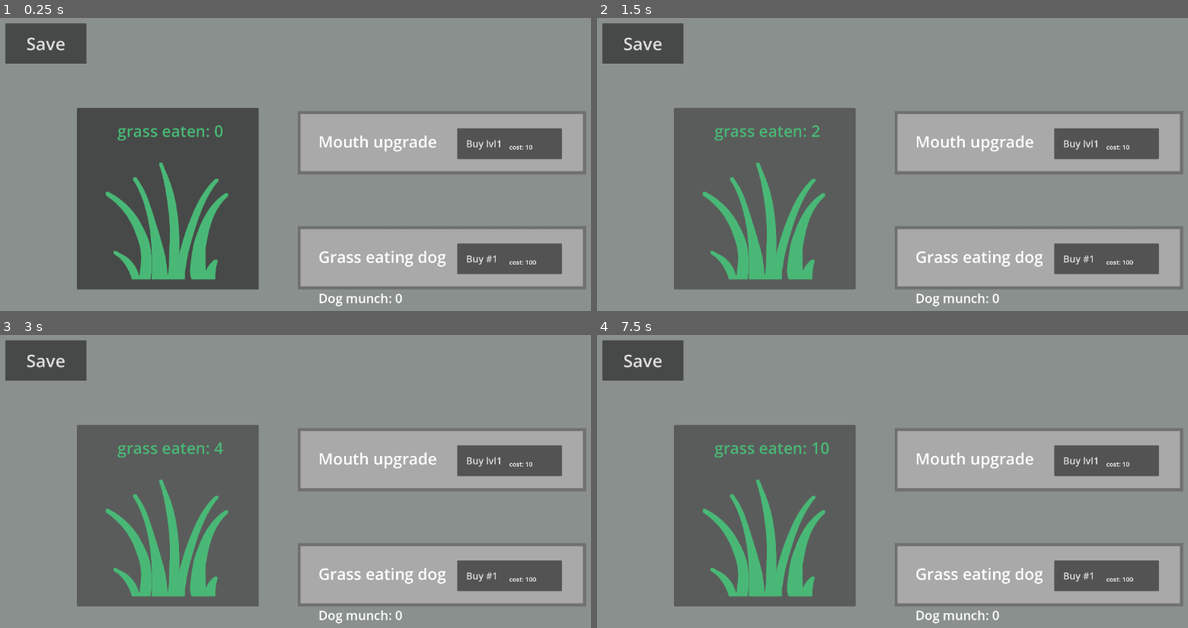
Above: before the commit, frames 1-4 (two rows, left to right).
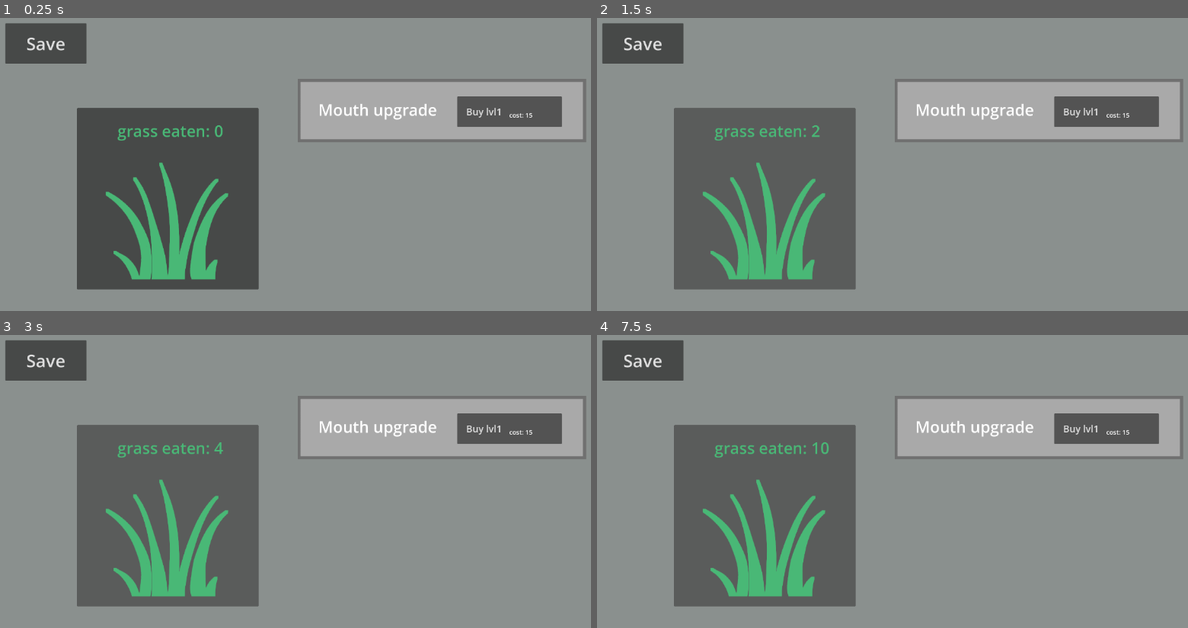
Above: after the commit, the same moments.

Repository: berox455/godot_eg
Game: Godot game, scene res://game.tscn
The game is run twice, just before and just after one commit, with the same random seed, the same clock (stepped at 60 frames per second) and the same inputs.
Inputs:
- Up to frame 1 (0.25 s): no input
- Up to frame 2 (1.5 s): click "grass eaten: 0" at 0.5 s; click "grass eaten: 1" at 1.25 s
- Up to frame 3 (3 s): click "grass eaten: 2" at 2 s; click "grass eaten: 3" at 2.75 s
- Up to frame 4 (7.5 s): click "grass eaten: 4" at 3.5 s; click "grass eaten: 5" at 4.25 s; click "grass eaten: 6" at 5 s; click "grass eaten: 7" at 5.75 s; click "grass eaten: 8" at 6.5 s; click "grass eaten: 9" at 7.25 s

The runs differ from the first frame. In frame 1, 23% of the frame differs, in the area x 50-100%, y 20-99%; in frame 2, 23%; in frame 3, 23%; in frame 4, 23%.

Commit message:
add chicken, start adding better cost scaling

Diff:
--- a/game.tscn
+++ b/game.tscn
@@ -55,7 +55,7 @@
 [node name="mouth_upgrade" type="Node" parent="the_game" unique_id=893768253]
 
 [node name="TextBlock" type="Sprite2D" parent="the_game/mouth_upgrade" unique_id=922247649]
-position = Vector2(441, -139)
+position = Vector2(441, -240)
 scale = Vector2(1, 0.99999994)
 texture = ExtResource("4_fc0e3")
 
@@ -68,12 +68,13 @@
 text = "Mouth upgrade"
 fit_content = true
 autowrap_mode = 0
+metadata/_edit_use_anchors_ = true
 
 [node name="button" type="Button" parent="the_game/mouth_upgrade" unique_id=1021568349]
 offset_left = 490.0
-offset_top = -184.0
-offset_right = 820.0
-offset_bottom = -86.99999
+offset_top = -285.0
+offset_right = 820.0
+offset_bottom = -188.0
 theme_override_font_sizes/font_size = 30
 text = "   Buy lvl1"
 alignment = 0
@@ -94,7 +95,7 @@
 [node name="dog" type="Node" parent="the_game" unique_id=1740376036]
 
 [node name="TextBlock" type="Sprite2D" parent="the_game/dog" unique_id=1483019149]
-position = Vector2(441, 225)
+position = Vector2(441, -39.000008)
 scale = Vector2(1, 0.99999994)
 texture = ExtResource("4_fc0e3")
 
@@ -111,9 +112,9 @@
 
 [node name="button" type="Button" parent="the_game/dog" unique_id=444973684]
 offset_left = 490.0
-offset_top = 180.0
-offset_right = 820.0
-offset_bottom = 277.0
+offset_top = -84.00001
+offset_right = 820.0
+offset_bottom = 13.0
 theme_override_font_sizes/font_size = 30
 text = "   Buy #1"
 alignment = 0
@@ -135,9 +136,9 @@
 
 [node name="label" type="RichTextLabel" parent="the_game/dog_upgrade" unique_id=2010330250]
 offset_left = 52.0
-offset_top = 325.0
+offset_top = 61.0
 offset_right = 294.0
-offset_bottom = 380.0
+offset_bottom = 116.0
 theme_override_colors/default_color = Color(1, 1, 1, 1)
 theme_override_font_sizes/normal_font_size = 40
 fit_content = true
@@ -145,14 +146,54 @@
 
 [node name="Button" type="Button" parent="the_game/dog_upgrade" unique_id=1254132564]
 offset_left = 490.0
-offset_top = 325.0
-offset_right = 820.0
-offset_bottom = 411.0
+offset_top = 61.0
+offset_right = 820.0
+offset_bottom = 147.0
 theme_override_font_sizes/font_size = 30
 text = "   Upgrade"
 alignment = 0
 
 [node name="cost" type="RichTextLabel" parent="the_game/dog_upgrade/Button" unique_id=2078344356]
+layout_mode = 0
+offset_left = 164.0
+offset_top = 45.000004
+offset_right = 232.0
+offset_bottom = 73.0
+mouse_filter = 2
+theme_override_font_sizes/normal_font_size = 20
+text = "cost: 0 "
+fit_content = true
+scroll_active = false
+autowrap_mode = 0
+
+[node name="chicken" type="Node" parent="the_game" unique_id=667762880]
+
+[node name="TextBlock" type="Sprite2D" parent="the_game/chicken" unique_id=445632120]
+position = Vector2(441, 247)
+scale = Vector2(1, 0.99999994)
+texture = ExtResource("4_fc0e3")
+
+[node name="label" type="RichTextLabel" parent="the_game/chicken/TextBlock" unique_id=2071592792]
+offset_left = -389.0
+offset_top = -38.00002
+offset_right = -349.0
+offset_bottom = 1.9999809
+theme_override_font_sizes/normal_font_size = 50
+text = "Hungry chicken"
+fit_content = true
+autowrap_mode = 0
+metadata/_edit_use_anchors_ = true
+
+[node name="button" type="Button" parent="the_game/chicken" unique_id=460080043]
+offset_left = 490.0
+offset_top = 202.0
+offset_right = 820.0
+offset_bottom = 299.0
+theme_override_font_sizes/font_size = 30
+text = "   Buy #1"
+alignment = 0
+
+[node name="cost" type="RichTextLabel" parent="the_game/chicken/button" unique_id=1766398019]
 layout_mode = 0
 offset_left = 164.0
 offset_top = 45.000004
@@ -193,4 +234,5 @@
 [connection signal="pressed" from="the_game/mouth_upgrade/button" to="the_game" method="_mouth_upgrade_pressed"]
 [connection signal="pressed" from="the_game/dog/button" to="the_game" method="_dog_buy_pressed"]
 [connection signal="pressed" from="the_game/dog_upgrade/Button" to="the_game" method="_dog_upgrade_pressed"]
+[connection signal="pressed" from="the_game/chicken/button" to="the_game" method="_chicken_buy_pressed"]
 [connection signal="pressed" from="the_game/save/button" to="the_game" method="_save"]
--- a/grass.gd
+++ b/grass.gd
@@ -2,15 +2,26 @@
 
 var time: float  # in seconds
 var grass_eaten = 0
+const scaling = 1.4
 #pwr
 var munch = 1
-var dog_munch = 2
-#passive
-var dogs = 0
+var dog_munch = 1
+var chicken_munch = 1
+#lvl
+var mouth_lvl = 0
+var dog_lvl = 0
+var dog_upgrade_lvl = 0
+var chicken_lvl = 0
+#base cost
+const mouth_base = 15
+const dog_base = 100
+const dog_upgrade_base = 140
+const chicken_base = 1100
 #cost
-var mouth_cost = [5, 5]
-var dog_cost = [10, 10]
-var dog_upgrade_cost = [50, 50]
+var mouth_cost: float
+var dog_cost: float
+var dog_upgrade_cost: float
+var chicken_cost: float
 #LoadSave
 const save_dir: String = "user://save.json"
 
@@ -20,90 +31,64 @@
 
 # Called when the node enters the scene tree for the first time.
 func _ready() -> void:
+	print("User dir:", OS.get_data_dir())
 	mr_save = _load()
 	if len(mr_save) > 1:
-		grass_eaten = mr_save["grass_eaten"]
-		munch = mr_save["munch"]
-		dog_munch = mr_save["dog_munch"]
-		dogs = mr_save["dogs"]
-		mouth_cost = mr_save["mouth_cost"]
-		dog_cost = mr_save["dog_cost"]
-		dog_upgrade_cost = mr_save["dog_upgrade_cost"]
-
-
-	$mouth_upgrade/button/cost.text = "cost: " + _abr(_sum(mouth_cost))
-	$mouth_upgrade/button.text = "   Buy lvl" + _abr(munch)
-	$dog/button/cost.text = "cost: " + _abr(_product(dog_cost))
-	$dog_upgrade/Button/cost.text = "cost: " + _abr(_sum(dog_upgrade_cost))
-	$dog_upgrade/Button.hide()
-	$dog/button.text = "   Buy #" + _abr(dogs + 1)
-	$dog_upgrade/label.text = "Dog munch: " + _abr(dog_munch * dogs)
-	if dogs >= 1:
-		$dog_upgrade/Button.show()
+		_unload()
+	mouth_cost = mouth_base * (scaling ** mouth_lvl)
+	dog_cost = dog_base * (scaling ** dog_lvl)
+	dog_upgrade_cost = dog_upgrade_base * (scaling ** dog_upgrade_lvl)
+	chicken_cost = chicken_base * (scaling ** chicken_lvl)
+
+	$mouth_upgrade/button.text = "   Buy lvl" + _abr(mouth_lvl + 1)
+	$mouth_upgrade/button/cost.text = "cost: " + _abr(mouth_cost)
+	$dog/button.text = "   Buy #" + _abr(dog_lvl + 1)
+	$dog/button/cost.text = "cost: " + _abr(dog_cost)
+	$dog_upgrade/Button/cost.text = "cost: " + _abr(dog_upgrade_cost)
+	$chicken/button.text = "   Buy #" + _abr(chicken_lvl + 1)
+	$chicken/button/cost.text = "cost: " + _abr(chicken_cost)
+
+	if mouth_lvl > 4 or dog_lvl > 0:
+		$dog_upgrade/label.text = "Dog munch: " + _abr(dog_munch * dog_lvl)
+	else:
+		$dog_upgrade/label.hide()
+		$dog_upgrade/Button.hide()
+		$dog/TextBlock.hide()
+		$dog/button.hide()
+	if !(dog_lvl > 4 or chicken_lvl > 0):
+		$chicken/TextBlock.hide()
+		$chicken/button.hide()
 	$save/saving.visible_characters = saving
 
-
-
-func _sum(array: Array) -> int:
-	var sum = 0
-	for variable in array:
-		sum += variable
-
-	return sum
-
-
-func _product(array: Array) -> int:
-	var product = 1
-	for variable in array:
-		product *= variable
-
-	return product
 
 # Called every frame. 'delta' is the elapsed time since the previous frame.
 func _process(delta: float) -> void:
 	if grass_eaten > 100:
 		$eat_grass/grass_eaten.text = _abr(grass_eaten)
 	else:
-		$eat_grass/grass_eaten.text = "grass eaten: " + str(grass_eaten)
-
-
-
-func _eat_grass_pressed() -> void:
-	grass_eaten += munch
-	$eat_grass/Munch.pitch_scale = randf_range(0.9, 1.5)
-	$eat_grass/Munch.play()
-
-
-func _mouth_upgrade_pressed() -> void:
-	if grass_eaten >=  _sum(mouth_cost):
-		grass_eaten -= _sum(mouth_cost)
-		mouth_cost.append(mouth_cost[-1] + mouth_cost.pop_at(0))
-		$mouth_upgrade/button/cost.text = "cost: " + _abr(_sum(mouth_cost))
-		munch += 1
-		$mouth_upgrade/button.text = "   Buy lvl" + _abr(munch)
-		#$munch.text = "Munch pwr: " + str(munch)
-
-
-func _dog_buy_pressed() -> void:
-	if grass_eaten >= _product(dog_cost):
-		grass_eaten -= _product(dog_cost)
-		dog_cost.append(dog_cost[-1] * dog_cost.pop_at(0))
-		$dog/button/cost.text = "cost: " + _abr(_product(dog_cost))
-		dogs += 1
-		$dog/button.text = "   Buy #" + _abr(dogs + 1)
-		$dog_upgrade/label.text = "Dog munch: " + _abr(dog_munch * dogs)
-		if dogs == 1:
-			$dog_upgrade/Button.show()
-
-
-
-func _dog_upgrade_pressed() -> void:
-	if grass_eaten >= _sum(dog_upgrade_cost):
-		grass_eaten -= _sum(dog_upgrade_cost)
-		dog_upgrade_cost.append(dog_upgrade_cost[-1] + dog_upgrade_cost.pop_at(0))
-		$dog_upgrade/Button/cost.text = "cost: " + _abr(_sum(dog_upgrade_cost))
-		dog_munch += 2
-		$dog_upgrade/label.text = "Dog munch: " + _abr(dog_munch * dogs)
+		$eat_grass/grass_eaten.text = "grass eaten: " + _abr(grass_eaten)
+
+
+func _get_time() -> void:
+	time += 0.1
+	time = snapped(time, 0.1)
+
+	#munching
+	if time == floor(time) and dog_lvl > 0:
+		grass_eaten += dog_munch * dog_lvl
+
+	if chicken_lvl > 0:
+		grass_eaten += chicken_munch * chicken_lvl
+
+	#saving
+	if time == int(time) and int(time) % 120 == 0:
+		_save()
+
+	if saving >= 5:
+		saving += 1
+		if saving > 9:
+			saving = 0
+		$save/saving.visible_characters = saving
 
 
 func _abr(number: int) -> String:
@@ -138,39 +123,22 @@
 	return str(snapped(output, 0.01)) + modifier
 
 
-func _get_time() -> void:
-	time += 0.1
-	time = snapped(time, 0.1)
-
-	if time == floor(time) and dogs > 0:
-		grass_eaten += dog_munch * dogs
-
-	if time == int(time) and int(time) % 120 == 0:
-		_save()
-
-	if saving >= 5:
-		saving += 1
-		if saving > 9:
-			saving = 0
-		$save/saving.visible_characters = saving
-
-
 func _save() -> void:
 	mr_save = {
 	"grass_eaten": grass_eaten,
+	"mouth_lvl": mouth_lvl,
 	"munch": munch,
+	"dog_lvl": dog_lvl,
+	"dog_upgrade_lvl": dog_upgrade_lvl,
 	"dog_munch": dog_munch,
-	"dogs": dogs,
-	"mouth_cost": mouth_cost,
-	"dog_cost": dog_cost,
-	"dog_upgrade_cost": dog_upgrade_cost
+	"chicken_lvl": chicken_lvl,
+	"chicken_munch": chicken_munch
 	}
 
 	var file = FileAccess.open(save_dir, FileAccess.WRITE)
 	file.store_var(mr_save.duplicate())
 	file.close()
 	saving = 5
-
 
 
 func _load() -> Dictionary:
@@ -183,3 +151,80 @@
 		save_dict = {}
 
 	return save_dict
+
+
+func _unload() -> void:
+	for line in mr_save:
+		var temp = mr_save[line]
+		match line:
+			"grass_eaten":
+				grass_eaten = temp
+			"mouth_lvl":
+				mouth_lvl = temp
+			"munch":
+				munch = temp
+			"dog_lvl":
+				dog_lvl = temp
+			"dog_upgrade_lvl":
+				dog_upgrade_lvl = temp
+			"dog_munch":
+				dog_munch = temp
+			"chicken_lvl":
+				chicken_lvl = temp
+			"chicken_munch":
+				chicken_munch = temp
+
+
+func _eat_grass_pressed() -> void:
+	grass_eaten += munch
+	$eat_grass/Munch.pitch_scale = randf_range(0.9, 1.5)
+	$eat_grass/Munch.play()
+
+
+func _mouth_upgrade_pressed() -> void:
+	if grass_eaten >= mouth_cost:
+		grass_eaten -= mouth_cost
+		mouth_lvl += 1
+		munch += 1
+		mouth_cost = mouth_base * (scaling ** mouth_lvl)
+		$mouth_upgrade/button/cost.text = "cost: " + _abr(mouth_cost)
+		$mouth_upgrade/button.text = "   Buy lvl" + _abr(mouth_lvl + 1)
+
+		if mouth_lvl == 5:
+			$dog/TextBlock.show()
+			$dog/button.show()
+
+
+func _dog_buy_pressed() -> void:
+	if grass_eaten >= dog_cost:
+		grass_eaten -= dog_cost
+		dog_lvl += 1
+		dog_cost = dog_base * (scaling ** dog_lvl)
+		$dog/button.text = "   Buy #" + _abr(dog_lvl + 1)
+		$dog/button/cost.text = "cost: " + _abr(dog_cost)
+		$dog_upgrade/label.text = "Dog munch: " + _abr(dog_munch * dog_lvl)
+		if dog_lvl == 1:
+			$dog_upgrade/Button.show()
+			$dog_upgrade/label.show()
+
+
+func _dog_upgrade_pressed() -> void:
+	if grass_eaten >= dog_upgrade_cost:
+		grass_eaten -= dog_upgrade_cost
+		dog_upgrade_lvl += 1
+		dog_munch += 1
+		dog_upgrade_cost = dog_upgrade_base * (scaling ** dog_upgrade_lvl)
+		$dog_upgrade/label.text = "Dog munch: " + _abr(dog_munch * dog_lvl)
+		$dog_upgrade/Button/cost.text = "cost: " + _abr(dog_upgrade_cost)
+		if dog_lvl == 5:
+			$chicken/TextBlock.show()
+			$chicken/button.show()
+
+
+func _chicken_buy_pressed() -> void:
+	if grass_eaten >= chicken_cost:
+		grass_eaten -= chicken_cost
+		chicken_lvl += 1
+		chicken_cost = chicken_base * (scaling ** chicken_lvl)
+		$chicken/button.text = "   Buy #" + _abr(chicken_lvl + 1)
+		$chicken/button/cost.text = "cost: " + _abr(chicken_cost)
Not shown, changed: notes.txt
